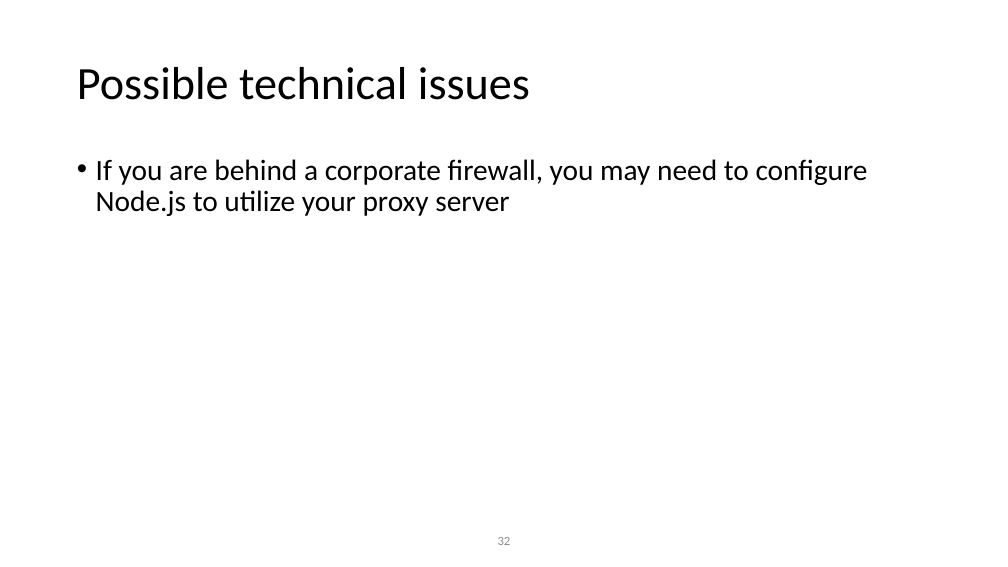
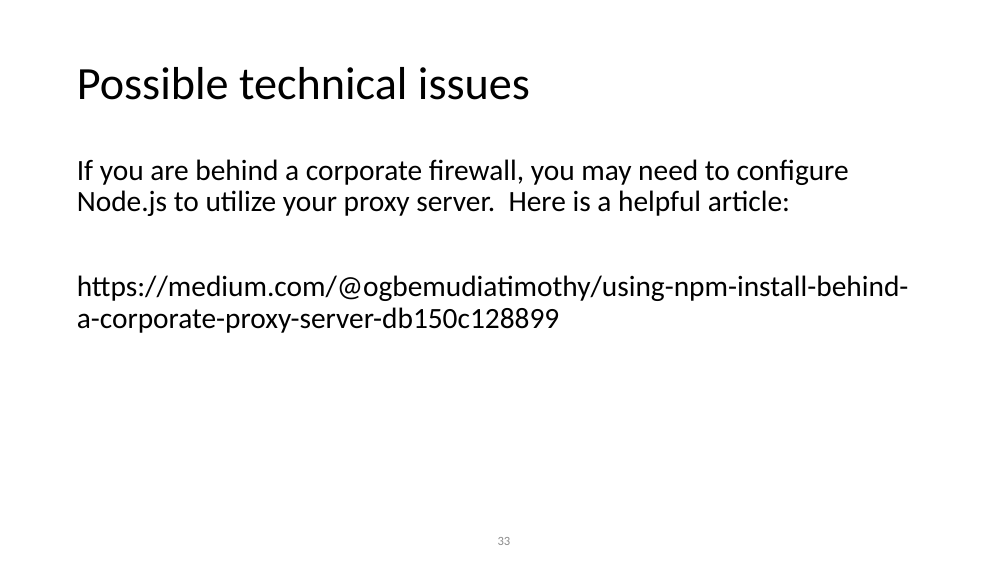
Before and after one commit to rdavidhall3/r-pharma-js-toolchain-2022, a slide deck: slide 33 of workshop/RPharma_2022_Hall_v2.pptx (slide 32 before the commit). Drawn at 1008x567 pixels with LibreOffice and Linux fonts; fonts in the diff are those of the drawing. Boxes give left, top, right and bottom in pixels: in the first picture for what was removed or moved away, otherwise in the second. Text is boxed around its words. In the diff, an @@ line names an element or a change of style, - is before the commit and + after.

```diff
--- a/workshop/RPharma_2022_Hall_v2.pptx
+++ b/workshop/RPharma_2022_Hall_v2.pptx
@@ text at bbox=[77, 159, 909, 333]: text changed @@
-• If you are behind a corporate firewall, you may need to configure Node.js to utilize your proxy server
+If you are behind a corporate firewall, you may need to configure Node.js to utilize your proxy server. Here is a helpful article:
+https://medium.com/@ogbemudiatimothy/using-npm-install-behind-a-corporate-proxy-server-db150c128899
```
Also in this commit, not shown: 9 other slides changed, 1 slide added, 2 other files.
